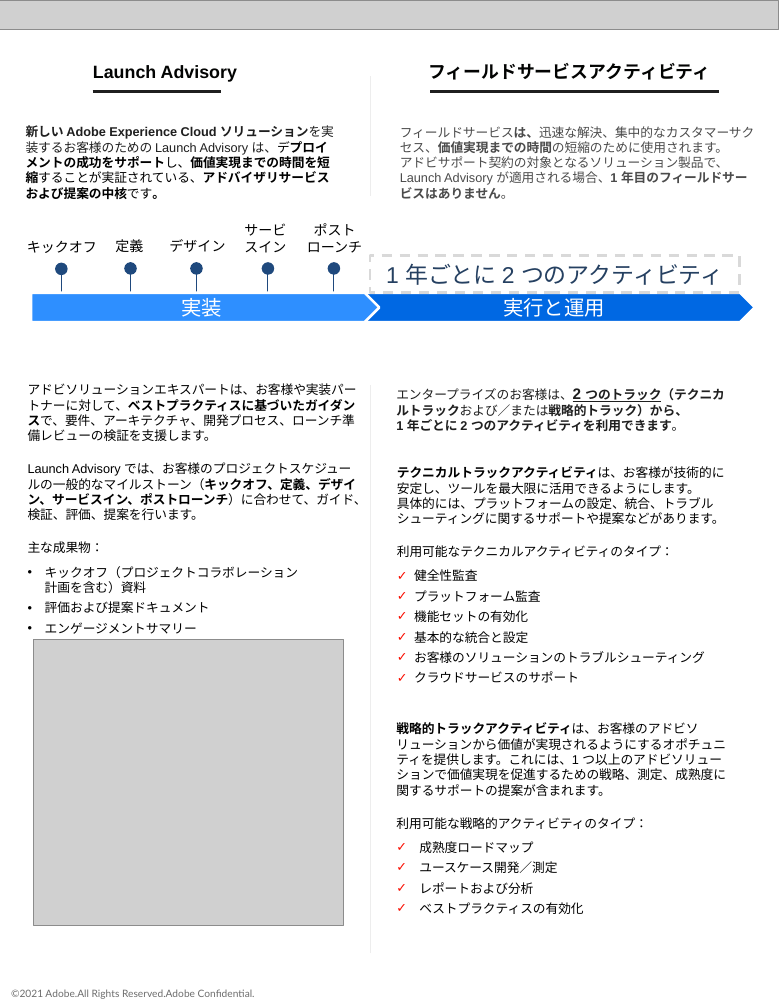
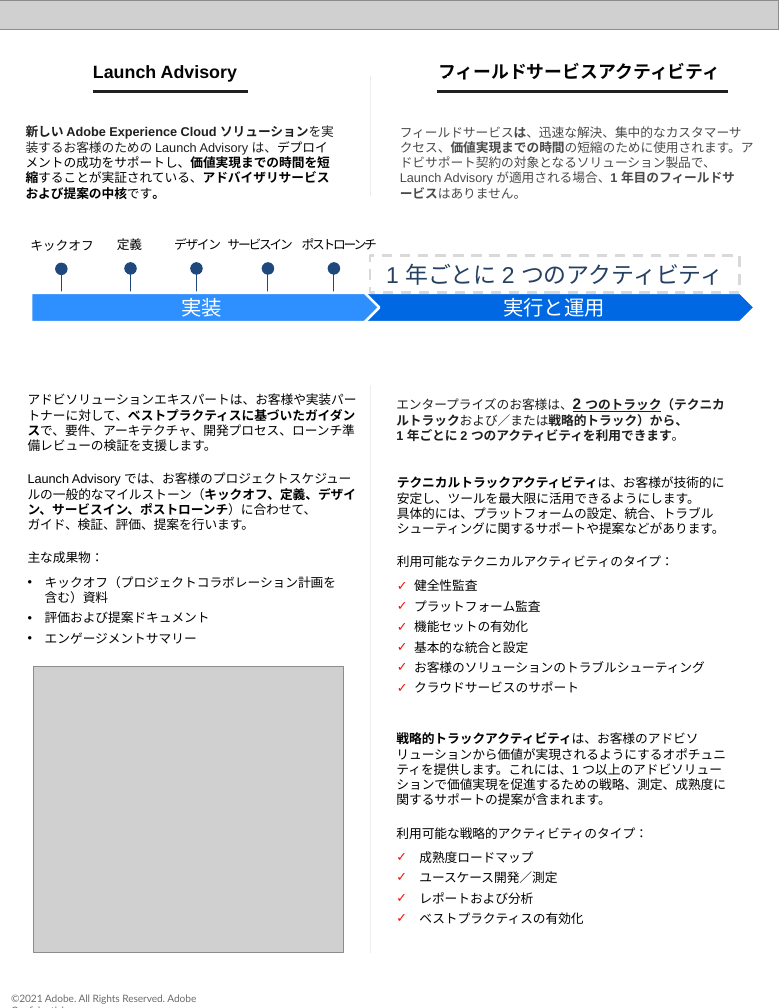
Before and after one commit to AdobeDocs/support-resources.ja-JP, a slide deck: slide 3 of help/data-sheets/assets/EnterpriseSupportDatasheet.pptx. Drawn at 779x1008 pixels with LibreOffice and Linux fonts; fonts in the diff are those of the drawing; grey boxes stand for pictures. Boxes give left, top, right and bottom in pixels: in the first picture for what was removed or moved away, otherwise in the second. Text is boxed around its words. In the diff, an @@ line names an element or a change of style, - is before the commit and + after.

```diff
--- a/help/data-sheets/assets/EnterpriseSupportDatasheet.pptx
+++ b/help/data-sheets/assets/EnterpriseSupportDatasheet.pptx
@@ freeform shape: place and size @@
-freeform shape at <box>93,87,222,92</box>
+freeform shape at <box>93,87,248,92</box>
@@ text "フィールドサービスアクティビティ": place and size @@
-text "フィールドサービスアクティビティ" at <box>428,63,710,80</box>
+text "フィールドサービスアクティビティ" at <box>438,63,720,80</box>
@@ freeform shape added at <box>447,76,458,76</box>, outline #FFFFFF 0.78 pt @@
@@ freeform shape: place and size @@
-freeform shape at <box>431,92,719,102</box>
+freeform shape at <box>437,92,728,105</box>
@@ text "新しい Adobe Experience Cloud ソリューションを実装するお客様のための ..." at <box>26,125,334,199</box>: bold off in "は、デプロイメントの成功をサポートし、価値実現までの時間を短縮することが実証されている、アドバイザリサービスおよび提案の ..." @@
@@ text at <box>400,126,754,199</box>: spaces changed @@
-フィールドサービスは、迅速な解決、集中的なカスタマーサクセス、価値実現までの時間の短縮のために使用されます。
-アドビサポート契約の対象となるソリューション製品で、Launch Advisory が適用される場合、1 年目のフィールドサービスはありません。
+フィールドサービスは、迅速な解決、集中的なカスタマーサクセス、価値実現までの時間の短縮のために使用されます。アドビサポート契約の対象となるソリューション製品で、Launch Advisory が適用される場合、1 年目のフィールドサ
+ービスはありません。
@@ text "キックオフ" at <box>30,240,93,251</box>: size 11 to 10 pt @@
@@ text "定義" at <box>117,238,142,250</box>: size 11 to 10 pt @@
@@ text "デザイン" at <box>174,238,221,250</box>: size 11 to 10 pt, letter spacing 0 to -1 pt @@
@@ text at <box>227,239,292,250</box>: text changed; size 11 to 10 pt @@
-サービ
-スイン
+サービスイン
@@ text at <box>302,238,377,250</box>: text changed; size 11 to 10 pt @@
-ポスト
-ローンチ
+ポストローンチ
@@ text at <box>28,472,357,530</box>: spaces changed @@
-Launch Advisory では、お客様のプロジェクトスケジュールの一般的なマイルストーン（キックオフ、定義、デザイン、サービスイン、ポストローンチ）に合わせて、ガイド、検証、評価、提案を行います。
+Launch Advisory では、お客様のプロジェクトスケジュールの一般的なマイルストーン（キックオフ、定義、デザイン、サービスイン、ポストローンチ）に合わせて、
+ガイド、検証、評価、提案を行います。
@@ 4 texts: place and size @@
-4 texts at <box>28,383,726,914</box>
+4 texts at <box>28,393,726,924</box>
@@ text at <box>45,576,336,603</box>: spaces changed @@
-• キックオフ（プロジェクトコラボレーション
-  計画を含む）資料
+• キックオフ（プロジェクトコラボレーション計画を
+  含む）資料
@@ picture: place and size @@
-picture at <box>34,640,344,926</box>
+picture at <box>34,666,345,952</box>
@@ text at <box>11,994,196,1004</box>: text changed @@
-©2021 Adobe.All Rights Reserved.Adobe Confidential.
+©2021 Adobe. All Rights Reserved. Adobe Confidential.
```
Also in this commit, not shown: 3 other slides changed, 7 other files.
